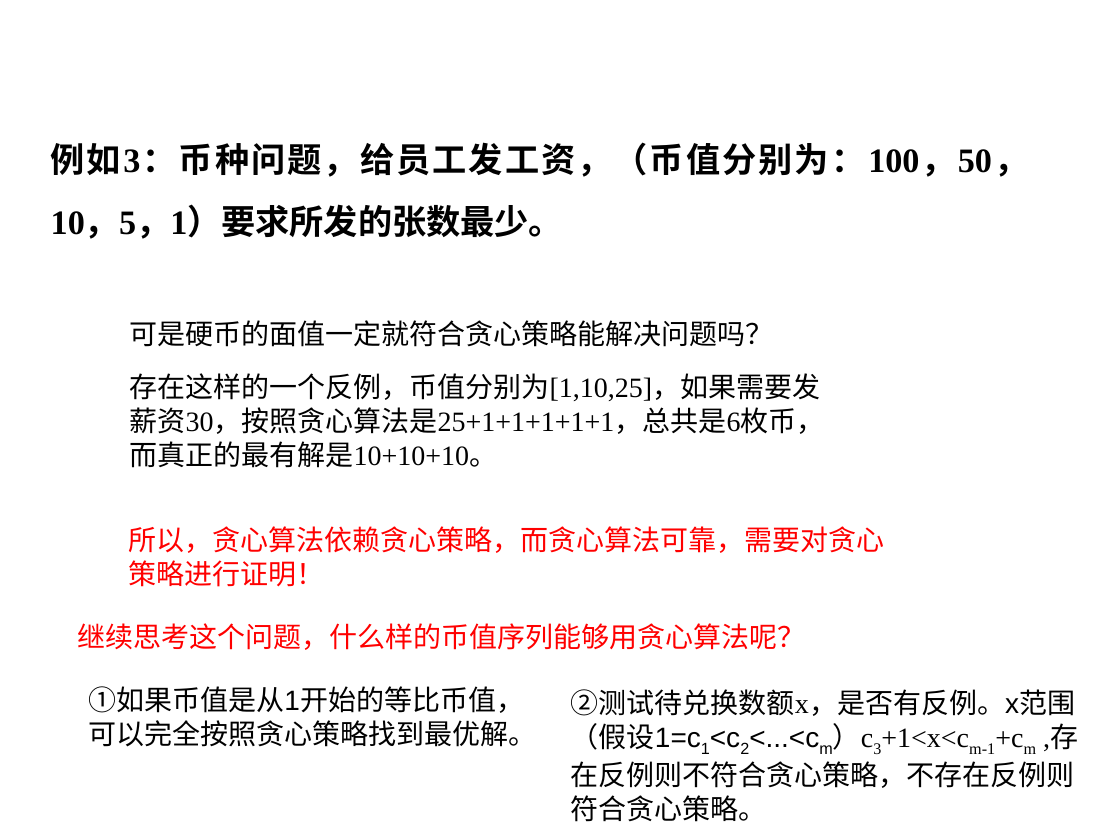
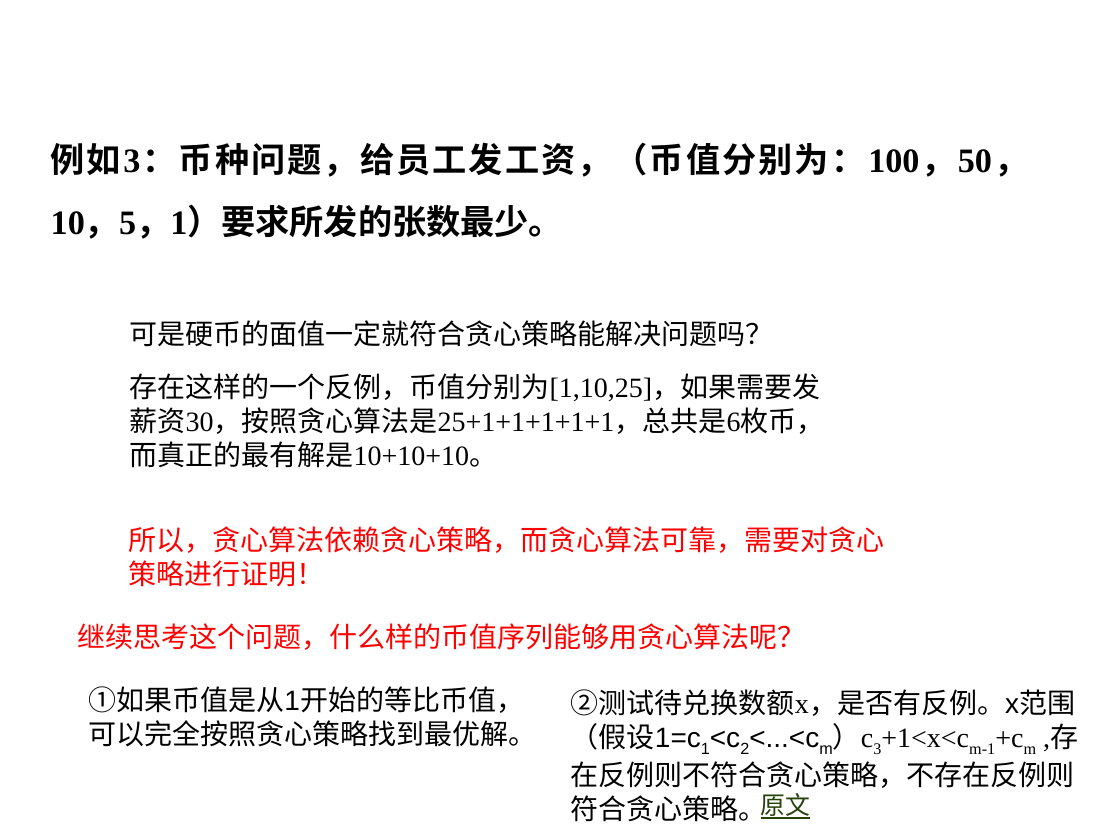
Before and after one commit to liutongling/DP, a slide deck: slide 17 of file/第4章 贪心法.pptx. Drawn at 1120x840 pixels with LibreOffice and Linux fonts; fonts in the diff are those of the drawing; background and template pictures are left out. Boxes give left, top, right and bottom in pixels: in the first picture for what was removed or moved away, otherwise in the second. Text is boxed around its words. In the diff, an @@ line names an element or a change of style, - is before the commit and + after.

```diff
--- a/file/第4章 贪心法.pptx
+++ b/file/第4章 贪心法.pptx
@@ text added at bbox=[761, 793, 811, 819], 16 pt, text #26420A, underline @@
+原文
```
Also in this commit, not shown: 1 other slide changed, 2 other files.
